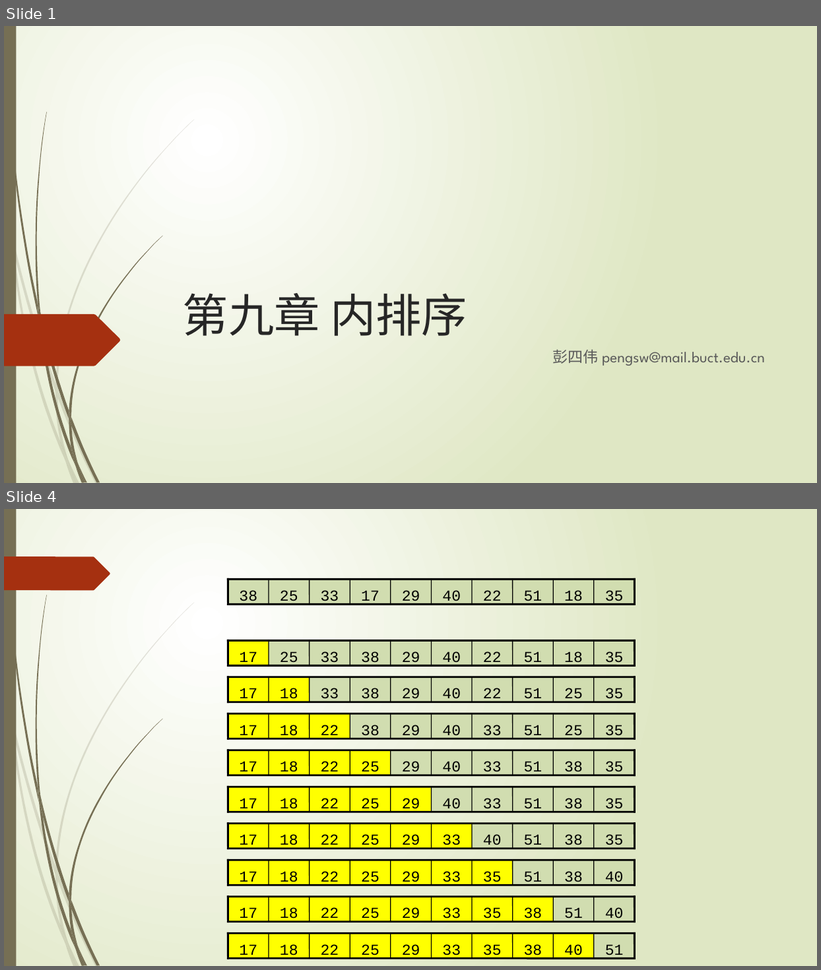
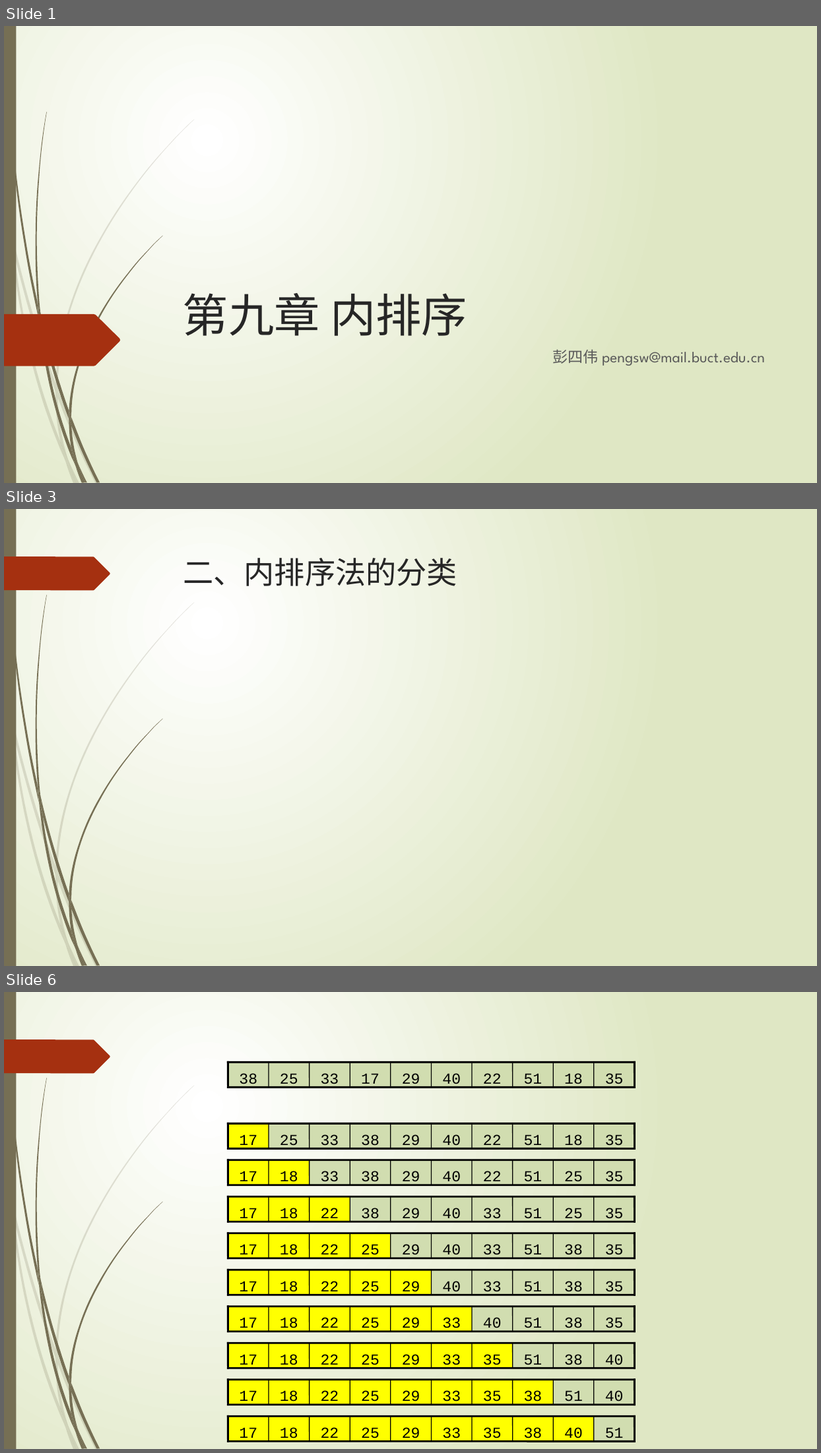
Before and after one commit to TeacherPeng/Datastruct, a slide deck: 教案/第09章 内排序.pptx. Shown one above the other, each under a label of ours: slides 1 and 4 before the commit, slides 1, 3 and 6 after it; the slides between them are not shown. The pictures are 821x970 and 821x1453 pixels, drawn with LibreOffice and Linux fonts; fonts in the diff are those of the drawing; grey boxes stand for pictures. Boxes give left, top, right and bottom in pixels: in the first picture for what was removed or moved away, otherwise in the second. Text is boxed around its words. In the diff, an @@ line names an element or a change of style, - is before the commit and + after.

```diff
--- a/教案/第09章 内排序.pptx
+++ b/教案/第09章 内排序.pptx
@@ slide 3 added at [4, 509, 817, 966], background gradient #FFFFFF to #DFE8C4; not listed: 24 template elements that a slide beside it also shows @@
@@ title added at [183, 558, 457, 586], 36 pt, text #262626 @@
+二、内排序法的分类
@@ what was slide 4 is now slide 6 @@
```
Also in this commit, not shown: 5 slides changed, 1 other slide added.
